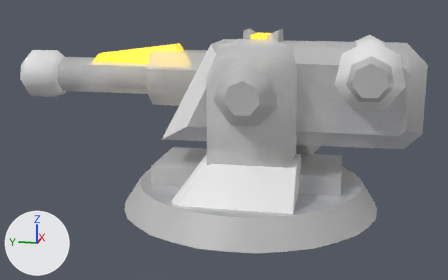
The FBX model Assets/04_Meshes/ShipModules/TieDowns/SM_Module_TurretHead_Kinetic_T1.fbx: old version first, new version second.
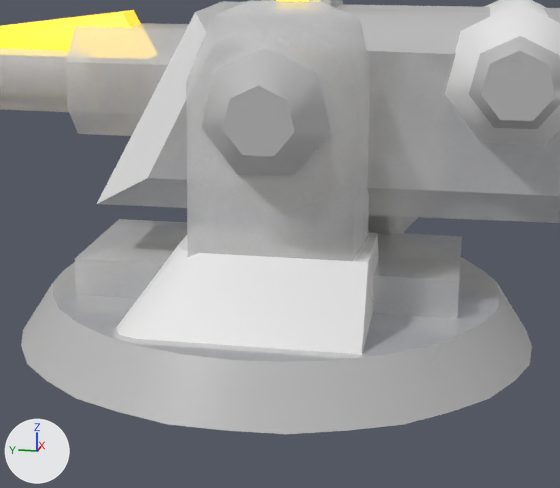
There are two pictures of each version: one whole from a 50 mm lens placed at (-5.94, -0.92, 3.51), pointed at (0.0, 0.27, 2.02), one close up on the part from 25% to 87% of the width and 14% to 100% of the height. Every picture has the same lights, and +X, +Y and +Z are marked at lower left. The last two pictures show the newer version. Where no turn or scale is listed for an object, it has been applied to the vertices.

Names of what the first close-up shows: 'SM_Module_TurretHead_Kinetic_T2.008'.
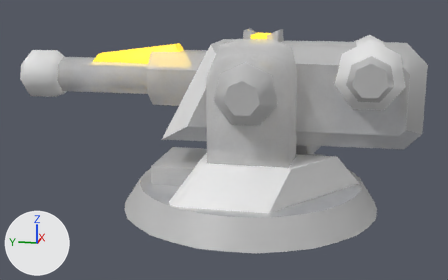
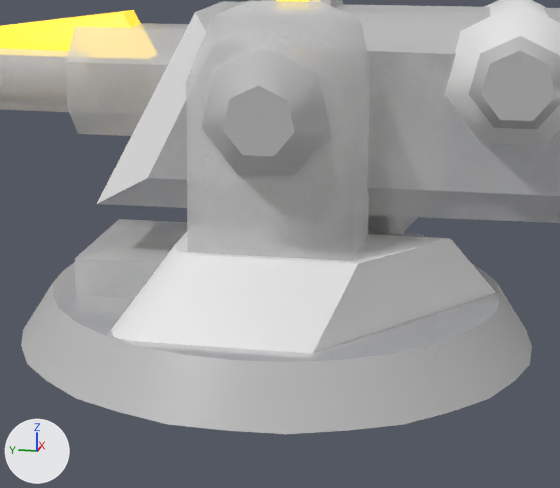
Commit message: [*]Updated TurretHead_Kinetic_T1

Pixel boxes [x1, y1, x2, y2] of what changed, in the close-ups (560 x 488 px; the box of a moved part takes in the faces that stretch with it):
part 1 of me_circle_024, moved or reshaped: before [113, 224, 454, 358]; after [108, 225, 498, 358]

The change, as a diff of the scene's bpy script:
```diff
--- a/Assets/04_Meshes/ShipModules/TieDowns/SM_Module_TurretHead_Kinetic_T1.fbx.py
+++ b/Assets/04_Meshes/ShipModules/TieDowns/SM_Module_TurretHead_Kinetic_T1.fbx.py
@@ me_circle_024 @@
 me_circle_024.from_pydata(...)  # 359 vertices, 255 faces; spans x -1.26..1.34, y -1.6..2.35, z 1.39..3.1
 # used by ob_sm_module_turrethead_kinetic_t2_008; location = (0.0, 0.0, 0.0)
 # before: 64 (-0.39, -0.9, 1.82), 65 (-0.39, -0.9, 1.56) at pixel (456, 336), 68 (0.38, -0.9, 1.82), 69 (0.58, -0.9, 1.64), 73 (0.08, 0.6, 1.62)
 # before: 74 (-0.23, 0.35, 1.98) at pixel (196, 223), 94 (-0.95, 0.47, 1.62) at pixel (133, 343), 95 (-0.83, 0.6, 1.62) at pixel (112, 332), 96 (-0.91, 0.56, 1.62) at pixel (115, 339), 97 (-0.6, 0.35, 1.98) at pixel (178, 244)
 # before: 98 (-0.73, 0.22, 1.98) at pixel (200, 253), 99 (-0.69, 0.31, 1.98) at pixel (182, 249)
-me_circle_024.vertices[72].co = (0.08, -0.52, 1.62)  # pixel (380, 286)
-me_circle_024.vertices[75].co = (-0.23, -0.52, 1.98)  # pixel (377, 233)
-me_circle_024.vertices[76].co = (-0.95, -0.52, 1.62)
-me_circle_024.vertices[77].co = (-0.73, -0.52, 1.98)  # pixel (368, 262)
+# me_circle_024 part 1
+for i in [73, 74, *range(94, 100)]: me_circle_024.vertices[i].co += Vector((-0.03, 0.01, 0.0))
+for i in [64, 65, 68, 69]: me_circle_024.vertices[i].co += Vector((0.0, 0.19, 0.0))
+me_circle_024.vertices[72].co = (0.05, -1.09, 1.62)  # pixel (498, 295)
+me_circle_024.vertices[75].co = (-0.26, -0.85, 1.98)  # pixel (450, 238)
+me_circle_024.vertices[76].co = (-0.98, -0.31, 1.62)  # pixel (310, 358)
+me_circle_024.vertices[77].co = (-0.76, -0.48, 1.98)  # pixel (358, 263)
 me_circle_024.materials.append(mat_metalbase)
```
